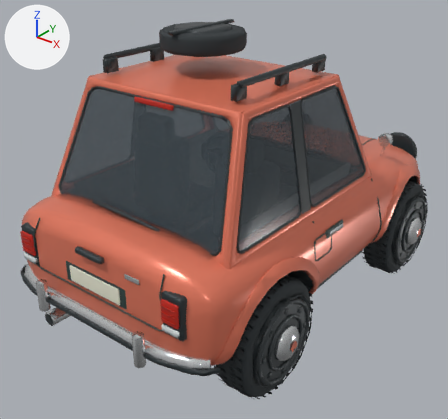
Renders of the FBX model unity/Assets/Resources/Cars/puddle_lod2.fbx from each side of a commit.
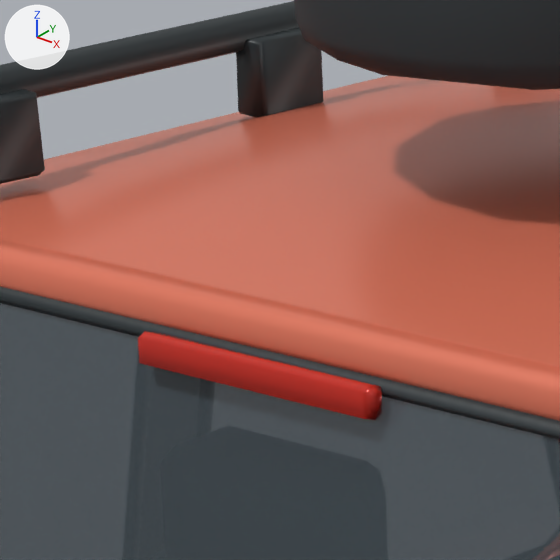
The first picture shows the older version from a 50 mm camera at (2.46, -3.38, 2.64) aimed at (-0.05, -0.24, 0.69). The close-ups show the older and then the newer version on the part from 25% to 45% of the width and 10% to 32% of the height of that picture. Only the edits that show in the close-ups are written down. The lights are fixed; the arrows at upper left show +X, +Y and +Z. Where no turn or scale is listed for an object, it has been applied to the vertices. Vertices at exactly the same position are counted once.

The older version as bpy lines, for what is in view:
```python
ob_body = bpy.data.objects.new('Body', me_continuous_formed_body_shell_004)
ob_body.location = (0.0, 0.0, 0.0)
```
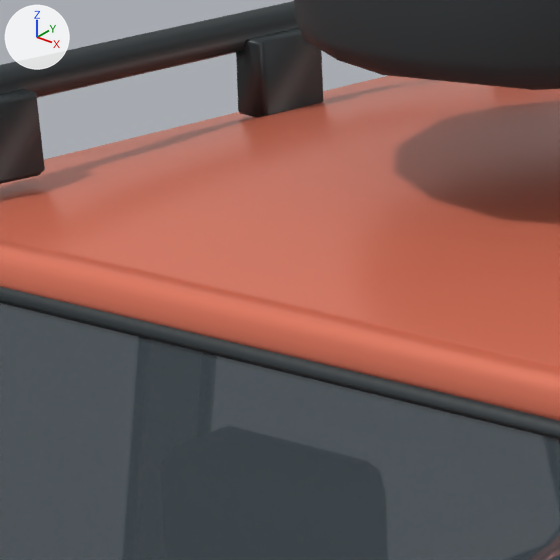
Location of each change, [x1, y1, x2, y2] in pixels of the close-ups (560 x 560 px):
```json
{"part": 1, "of": "me_continuous_formed_body_shell_004", "change": "deleted", "before": [138, 331, 382, 420]}
```

Edits to the scene script, one JSON object a line:
```json
{"block": "me_continuous_formed_body_shell_004", "where": "# used by ob_body; location = (0.0, 0.0, 0.0)"}
{"op": "remove", "block": "me_continuous_formed_body_shell_004", "code": "me_continuous_formed_body_shell_004.from_pydata(...)  # 5136 vertices, 9190 faces; spans x -0.89..0.89, y -1.59..1.59, z 0.25..2.02"}
{"op": "add", "block": "me_continuous_formed_body_shell_004", "code": "me_continuous_formed_body_shell_004.from_pydata(...)  # 5113 vertices, 9148 faces; spans x -0.89..0.89, y -1.59..1.59, z 0.25..2.02"}
{"block": "me_continuous_formed_body_shell_004", "change": "me_continuous_formed_body_shell_004 part 1: the loose piece of 13 vertices spanning x -0.15..0.15, y -0.95..-0.93, z 1.62..1.66 is deleted"}
{"block": "me_continuous_formed_body_shell_004", "change": "other edits to the shape of me_continuous_formed_body_shell_004 do not show in these pictures"}
```
